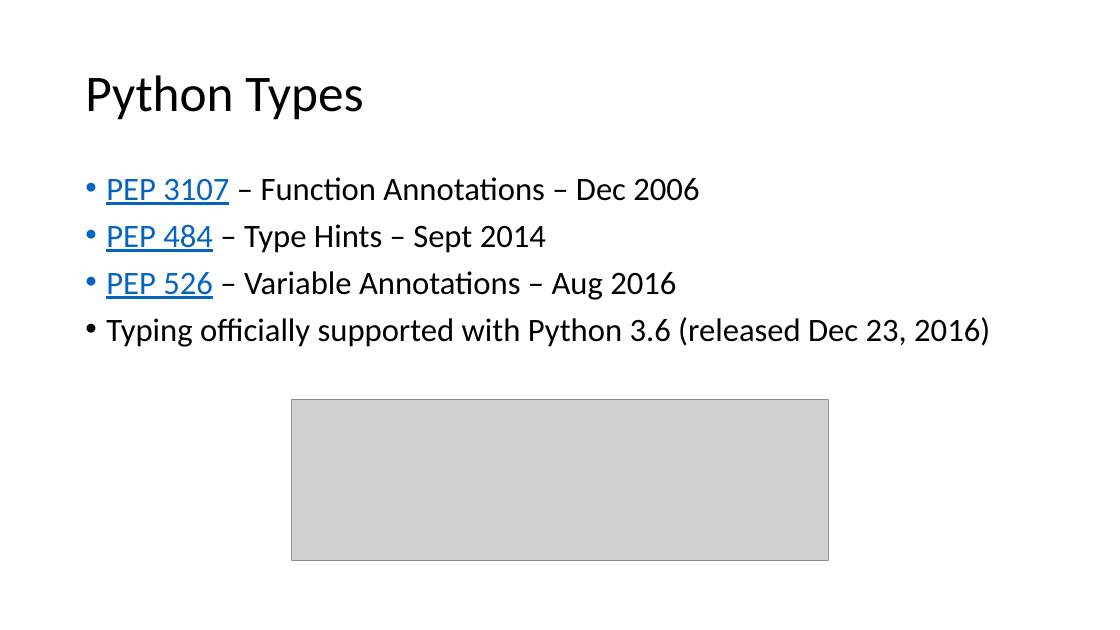
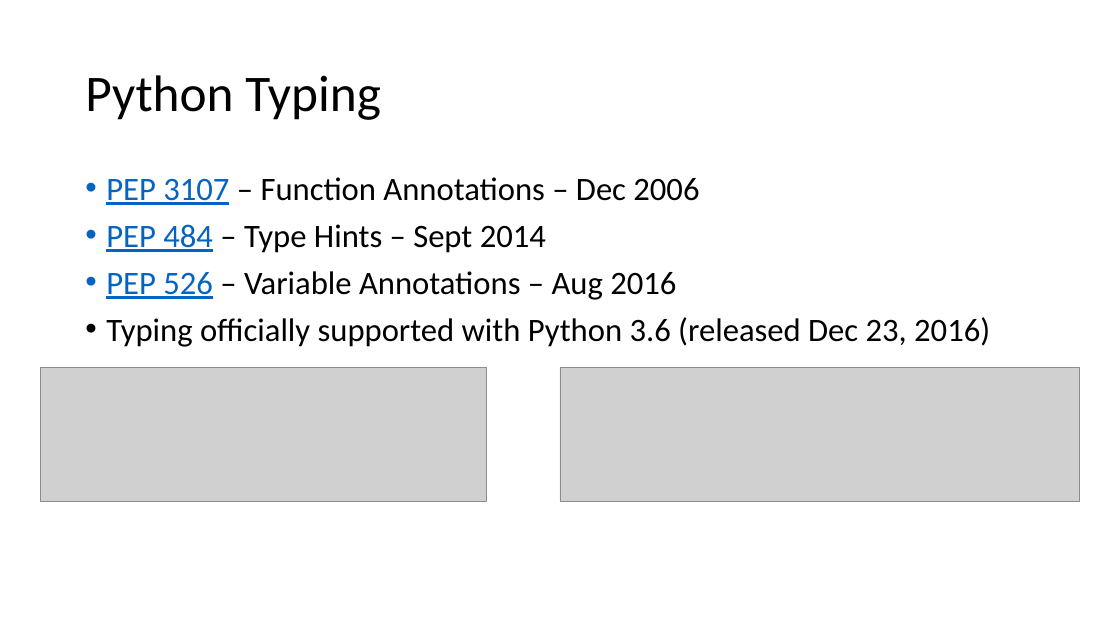
Before and after one commit to tjchambers32/ecs289-final, a slide deck: slide 5 of deeptyper for python.pptx (slide 2 before the commit). Drawn at 1120x630 pixels with LibreOffice and Linux fonts; fonts in the diff are those of the drawing; grey boxes stand for pictures. Boxes give left, top, right and bottom in pixels: in the first picture for what was removed or moved away, otherwise in the second. Text is boxed around its words. In the diff, an @@ line names an element or a change of style, - is before the commit and + after.

```diff
--- a/deeptyper for python.pptx
+++ b/deeptyper for python.pptx
@@ title at (85, 75, 381, 120): text changed @@
-Python Types
+Python Typing
@@ picture: place and size @@
-picture at (292, 400, 828, 560)
+picture at (40, 368, 486, 502)
@@ picture added at (560, 368, 1081, 502) @@
```
Also in this commit, not shown: 7 other slides changed, 9 slides added, 5 other files.
